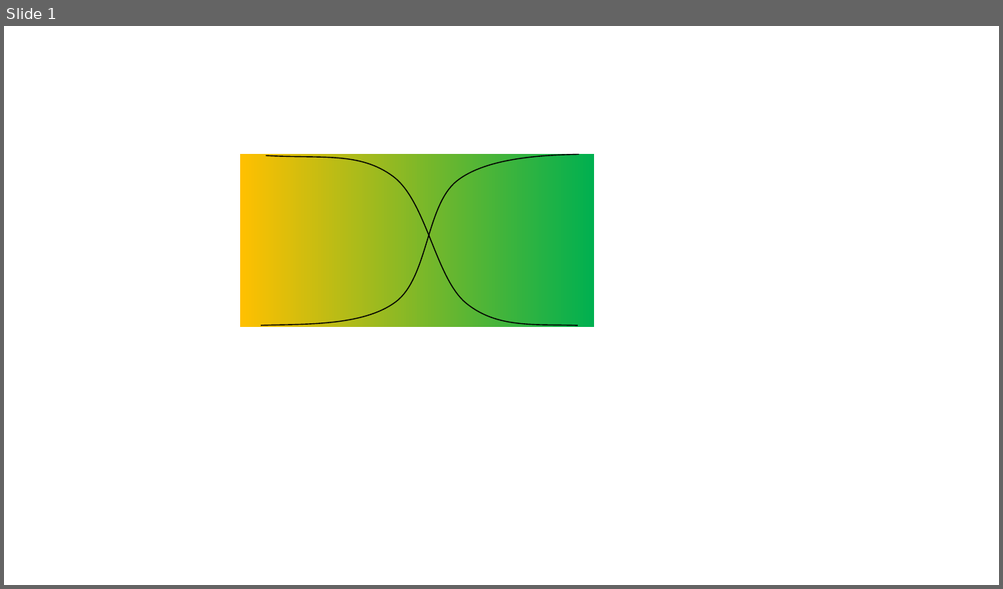
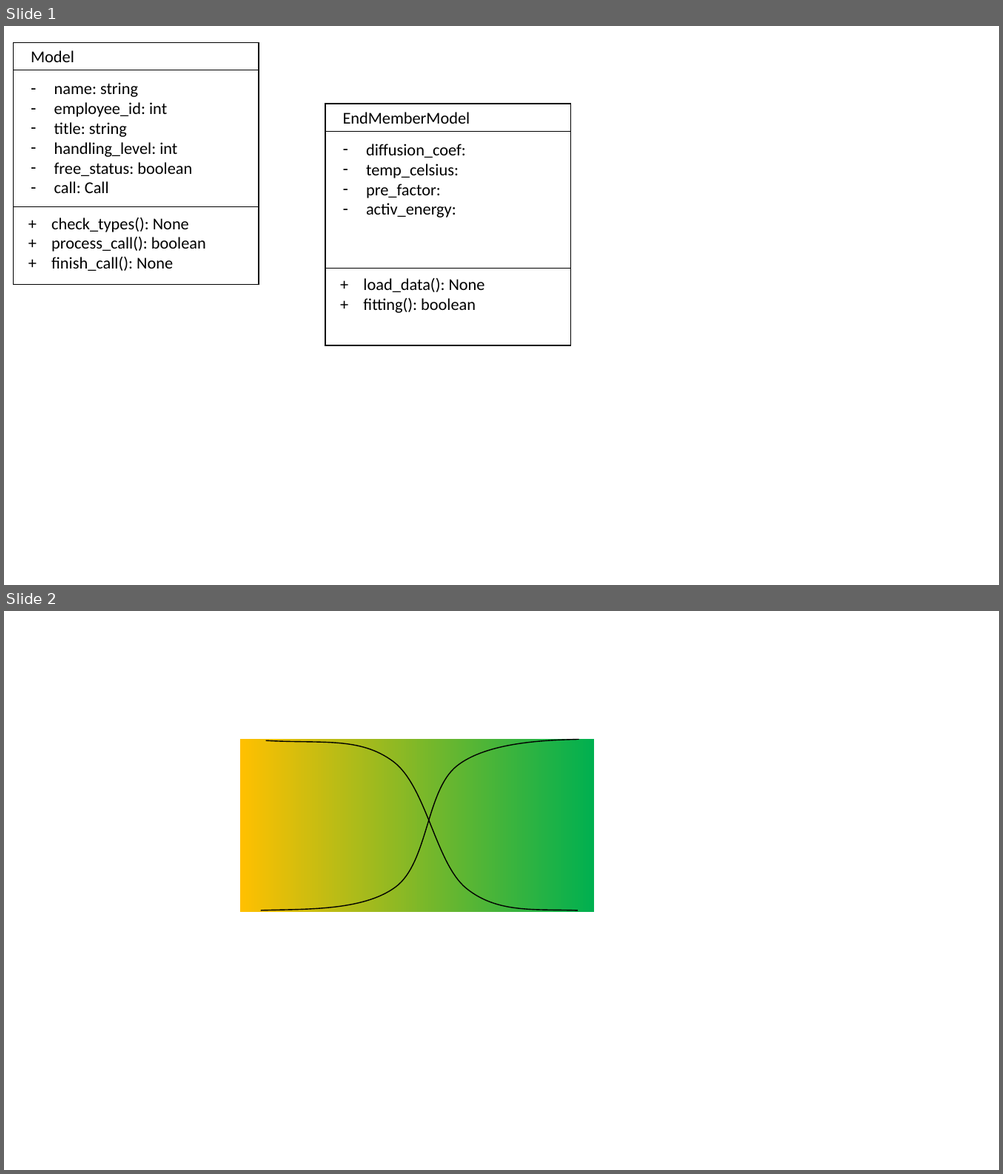
Before and after one commit to Chuangye-Wang/DCModeling, a slide deck: design.pptx. Shown one above the other, each under a label of ours: slide 1 before the commit, slides 1 and 2 after it. The pictures are 1003x589 and 1003x1174 pixels, drawn with LibreOffice and Linux fonts; fonts in the diff are those of the drawing. Boxes give left, top, right and bottom in pixels: in the first picture for what was removed or moved away, otherwise in the second. Text is boxed around its words. In the diff, an @@ line names an element or a change of style, - is before the commit and + after.

```diff
--- a/design.pptx
+++ b/design.pptx
@@ slide 1 added at [4, 26, 999, 585], background #FFFFFF @@
@@ rectangle added at [14, 42, 259, 284], outline #000000 1 pt @@
@@ line added from (14, 70) to (259, 70), #000000 0.5 pt @@
@@ text added at [31, 50, 74, 62], 16 pt, text #000000 @@
+Model
@@ text added at [54, 82, 192, 193], 16 pt, text #000000 @@
+– name: string
+– employee_id: int
+– title: string
+– handling_level: int
+– free_status: boolean
+– call: Call
@@ rectangle added at [326, 104, 571, 346], outline #000000 1 pt @@
@@ text added at [343, 112, 470, 124], 16 pt, text #000000 @@
+EndMemberModel
@@ line added from (326, 131) to (571, 131), #000000 0.5 pt @@
@@ text added at [366, 144, 466, 218], 16 pt, text #000000 @@
+– diffusion_coef:
+– temp_celsius:
+– pre_factor:
+– activ_energy:
@@ line added from (14, 207) to (259, 207), #000000 0.5 pt @@
@@ text added at [51, 218, 206, 271], 16 pt, text #000000 @@
++ check_types(): None
++ process_call(): boolean
++ finish_call(): None
@@ line added from (326, 268) to (571, 268), #000000 0.5 pt @@
@@ text added at [363, 278, 485, 313], 16 pt, text #000000 @@
++ load_data(): None
++ fitting(): boolean
@@ what was slide 1 is now slide 2 @@
```
Also in this commit, not shown: 7 other files.
